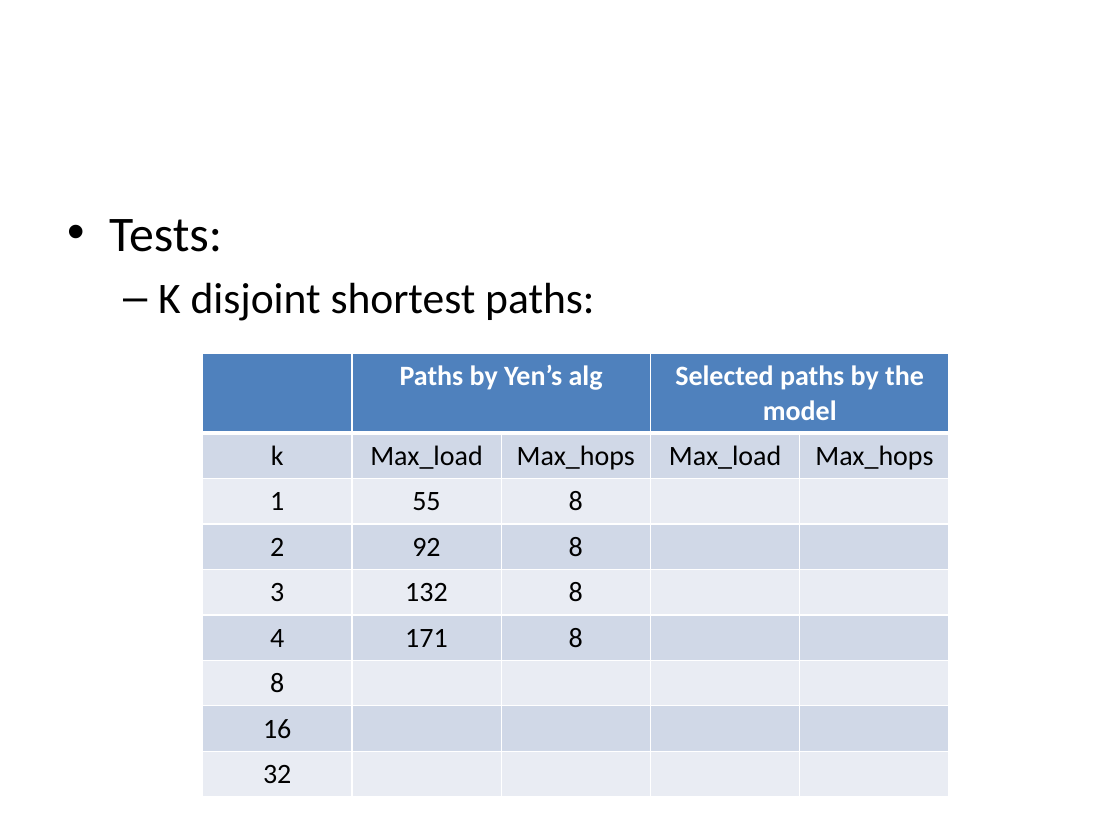
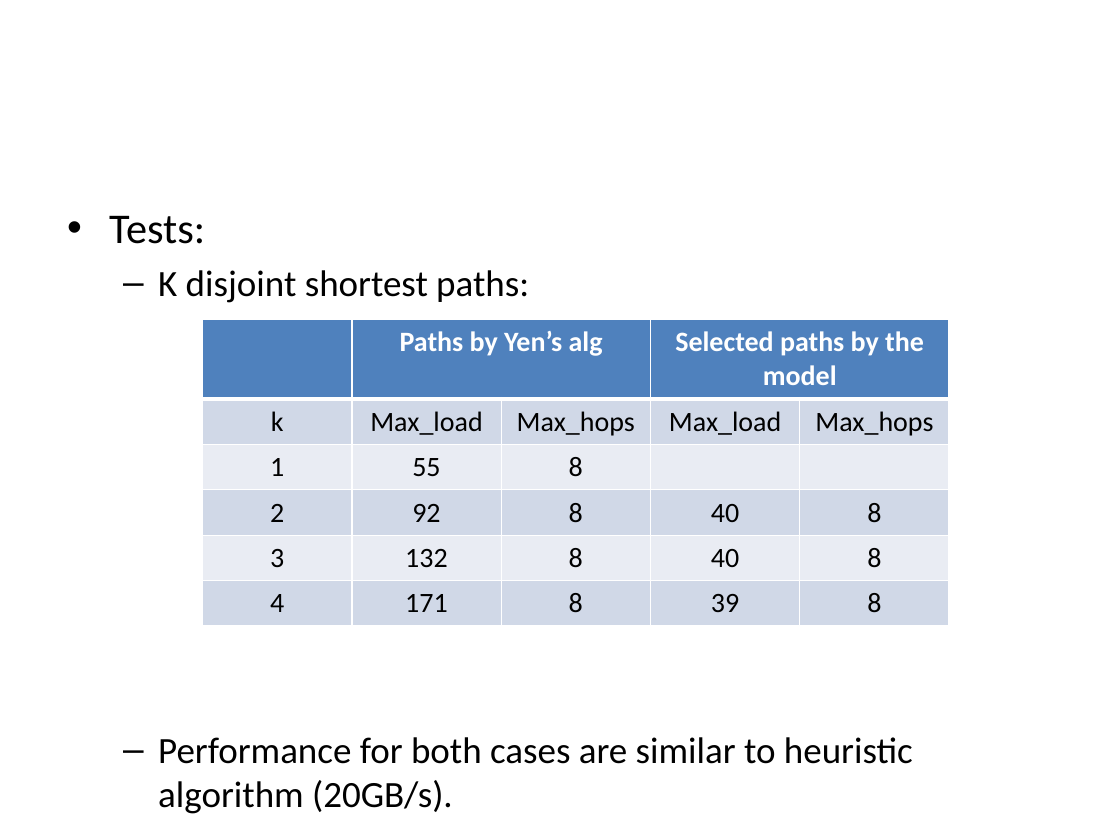
Before and after one commit to huyba/optiq, a slide deck: slide 20 of docs/argonne_weekly_update.pptx. Drawn at 1120x840 pixels with LibreOffice and Linux fonts; fonts in the diff are those of the drawing. Boxes give left, top, right and bottom in pixels: in the first picture for what was removed or moved away, otherwise in the second. Text is boxed around its words. In the diff, an @@ line names an element or a change of style, - is before the commit and + after.

```diff
--- a/docs/argonne_weekly_update.pptx
+++ b/docs/argonne_weekly_update.pptx
@@ text at box(109, 215, 529, 303): size 32 to 27.2 pt in "Tests:"; size 28 to 23.8 pt in "K disjoint shortest paths:" @@
@@ table at box(203, 319, 948, 625) @@
-row 4: 2 | 92 | 8 |  | 
-row 5: 3 | 132 | 8 |  | 
-row 6: 4 | 171 | 8 |  | 
-row 7: 8 |  |  |  | 
-row 8: 16 |  |  |  | 
-row 9: 32 |  |  |  | 
+row 4: 2 | 92 | 8 | 40 | 8
+row 5: 3 | 132 | 8 | 40 | 8
+row 6: 4 | 171 | 8 | 39 | 8
@@ table: place and size @@
-table at box(203, 354, 948, 795)
+table at box(203, 319, 948, 625)
@@ text at box(158, 737, 913, 814): paragraph added @@
+  – Performance for both cases are similar to heuristic algorithm (20GB/s).
```
Also in this commit, not shown: 2 other slides changed, 2 other files.
